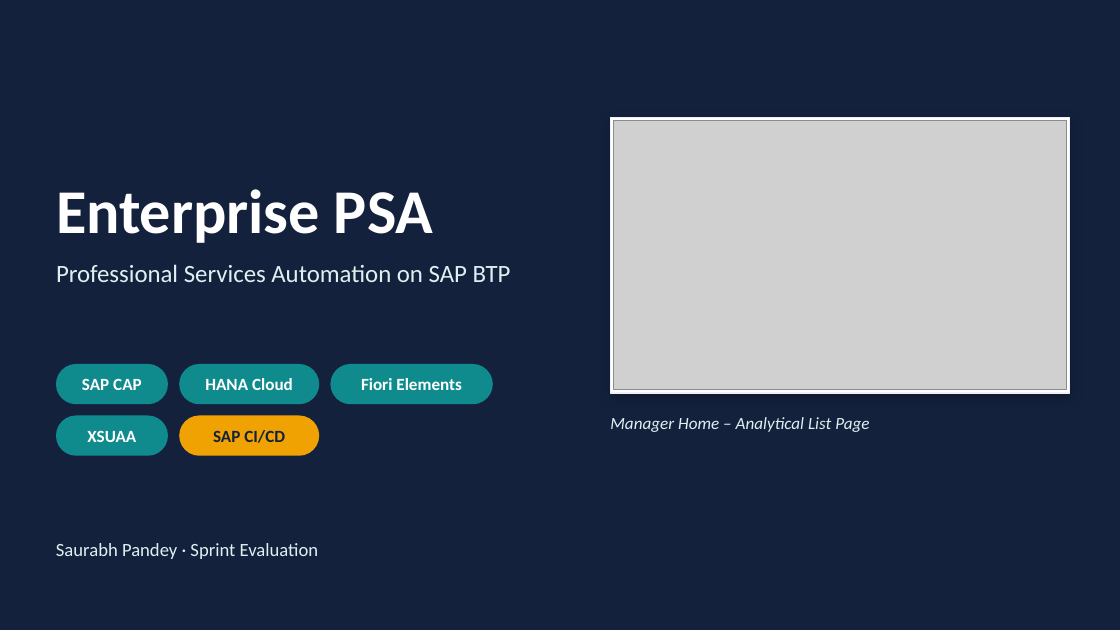
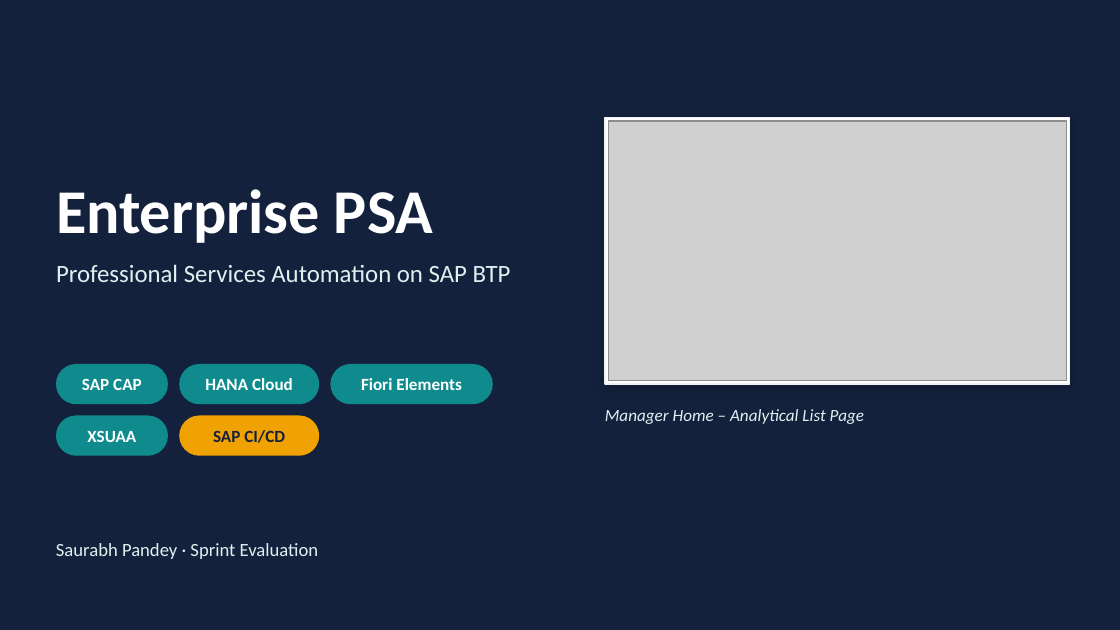
Before and after one commit to saurabh-1907/Saurabh-Pandey-SPRINT-EVALUATION, a slide deck: slide 1 of docs/PSA_Project_Overview.pptx. Drawn at 1120x630 pixels with LibreOffice and Linux fonts; fonts in the diff are those of the drawing; grey boxes stand for pictures. Boxes give left, top, right and bottom in pixels: in the first picture for what was removed or moved away, otherwise in the second. Text is boxed around its words. In the diff, an @@ line names an element or a change of style, - is before the commit and + after.

```diff
--- a/docs/PSA_Project_Overview.pptx
+++ b/docs/PSA_Project_Overview.pptx
@@ rectangle: place and size @@
-rectangle at bbox=[610, 118, 1070, 393]
+rectangle at bbox=[605, 118, 1070, 384]
@@ picture: place and size @@
-picture at bbox=[614, 121, 1066, 390]
+picture at bbox=[608, 121, 1066, 381]
@@ text "Manager Home – Analytical List ...": place and size @@
-text "Manager Home – Analytical List ..." at bbox=[610, 417, 869, 432]
+text "Manager Home – Analytical List ..." at bbox=[605, 409, 864, 424]
```
Also in this commit, not shown: 4 other slides changed, 3 slides added, 1 slide removed, 1 other file.
